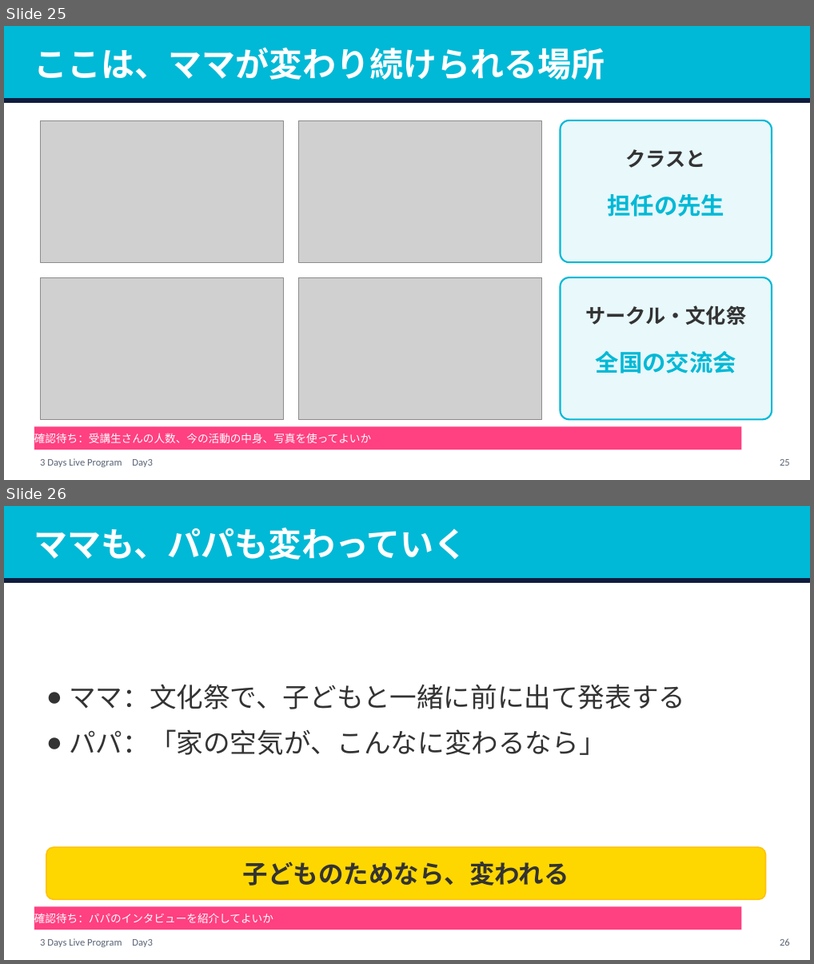
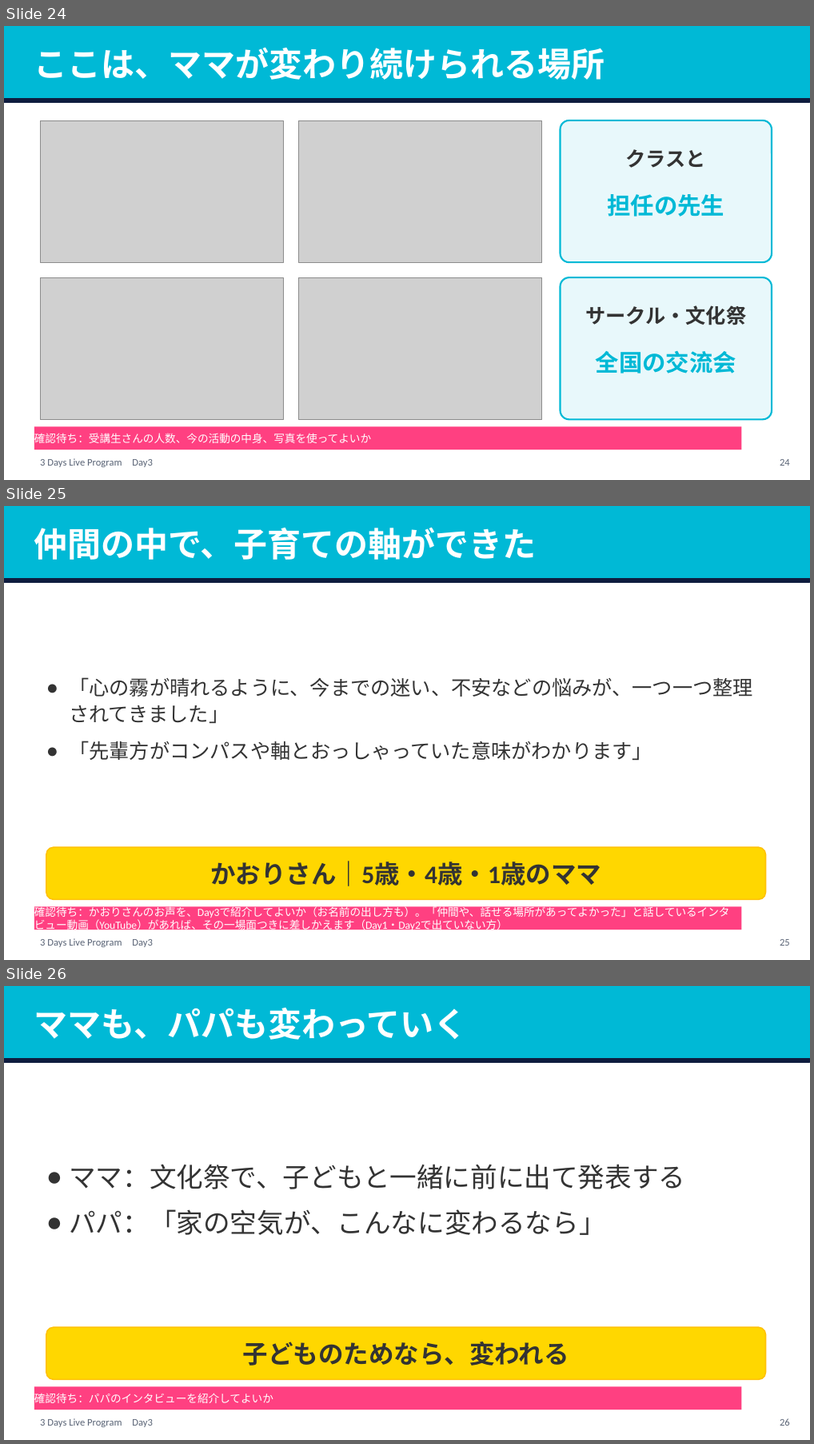
Before and after one commit to tanakayuc/static-pages, a slide deck: pigmarion-homeinter-3days-live/day3/v2/homeinter-day3-v2.pptx. Shown one above the other, each under a label of ours: slides 25 and 26 before the commit, slides 24, 25 and 26 after it. The pictures are 814x964 and 814x1444 pixels, drawn with LibreOffice and Linux fonts; fonts in the diff are those of the drawing; grey boxes stand for pictures. Boxes give left, top, right and bottom in pixels: in the first picture for what was removed or moved away, otherwise in the second. Text is boxed around its words. In the diff, an @@ line names an element or a change of style, - is before the commit and + after.

Commit message:
pigmarion-homeinter-3days-live: Day3の全体像を絵にし、重複の枚を外し、お客様の声を1枚足した。頭が端にかかっていた絵3枚を作り直した（田中さんの指示）

```diff
--- a/pigmarion-homeinter-3days-live/day3/v2/homeinter-day3-v2.pptx
+++ b/pigmarion-homeinter-3days-live/day3/v2/homeinter-day3-v2.pptx
@@ slide 25 added at [4,506,810,960], background #FFFFFF; not listed: 1 template element that a slide beside it also shows @@
@@ rectangle added at [4,506,810,579], fill #00B9D6, outline #00B9D6 1 pt @@
@@ text added at [34,527,537,560], 40 pt, text #FFFFFF, bold @@
+仲間の中で、子育ての軸ができた
@@ rectangle added at [4,579,810,582], fill #0F1C3F, outline #0F1C3F 1 pt @@
@@ text added at [69,677,754,760], 24 pt, text #333333 @@
+● 「心の霧が晴れるように、今までの迷い、不安などの悩みが、一つ一つ整理されてきました」
+● 「先輩方がコンパスや軸とおっしゃっていた意味がわかります」
@@ rounded rectangle added at [46,847,766,900], fill #FFD700, outline #FFC107 1.5 pt @@
@@ text added at [210,860,602,886], 30 pt, text #333333, bold @@
+かおりさん｜5歳・4歳・1歳のママ
@@ rectangle added at [34,907,742,929], fill #FF4081, 13 pt, text #FFFFFF @@
+確認待ち：かおりさんのお声を、Day3で紹介してよいか（お名前の出し方も）。「仲間や、話せる場所があってよかった」と話しているインタビュー動画（YouTube）があれば、その一場面つきに差しかえます（Day1・Day2で出ていない方）
@@ page number added at [780,939,790,945], 12 pt, text #5B6577 @@
+25
@@ what was slide 25 is now slide 24 @@
@@ page number at [780,459,790,465]: text changed @@
-25
+24
```
Also in this commit, not shown: 2 slides changed, 1 other slide added, 3 slides removed, 47 other files.
